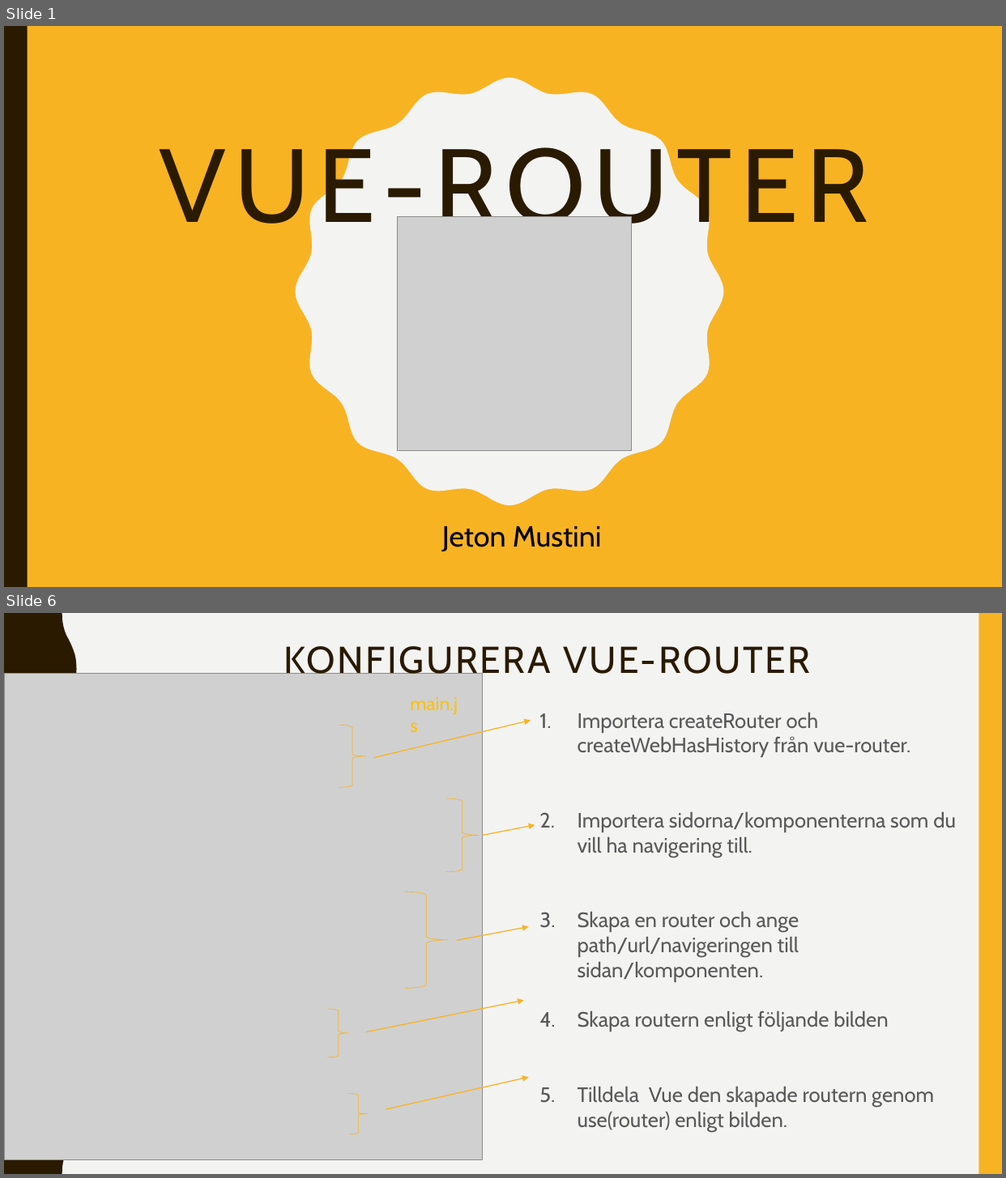
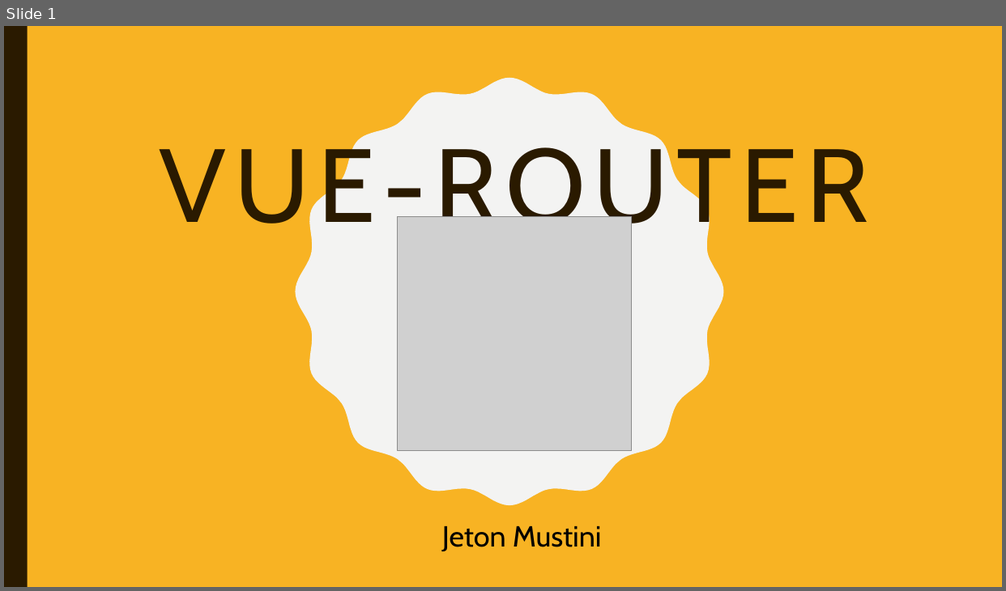
Before and after one commit to abbjetmus/programmering, a slide deck: Vue/Vue-Router.pptx. Shown one above the other, each under a label of ours: slides 1 and 6 before the commit, slide 1 after it; the slides between them are not shown. The pictures are 1006x1178 and 1006x591 pixels, drawn with LibreOffice and Linux fonts; fonts in the diff are those of the drawing; grey boxes stand for pictures. Boxes give left, top, right and bottom in pixels: in the first picture for what was removed or moved away, otherwise in the second. Text is boxed around its words. In the diff, an @@ line names an element or a change of style, - is before the commit and + after.

```diff
--- a/Vue/Vue-Router.pptx
+++ b/Vue/Vue-Router.pptx
@@ slide 6 removed at [4, 613, 1002, 1174], background #F3F3F2 @@
@@ freeform shape removed at [4, 613, 77, 1174] @@
@@ rectangle removed at [978, 613, 1002, 1174] @@
@@ title removed at [284, 646, 811, 681] @@
-KONFIGURERA VUE-ROUTER
@@ picture removed at [5, 673, 484, 1160] @@
@@ text removed at [410, 697, 458, 715] @@
-main.js
@@ right brace removed at [339, 726, 366, 787] @@
@@ arrow removed from (373, 758) to (530, 720) @@
@@ text removed at [577, 712, 956, 1131] @@
-1. Importera createRouter och createWebHasHistory från vue-router.
-2. Importera sidorna/komponenterna som du vill ha navigering till.
-3. Skapa en router och ange path/url/navigeringen till sidan/komponenten.
-4. Skapa routern enligt följande bilden
-5. Tilldela Vue den skapade routern genom use(router) enligt bilden.
@@ right brace removed at [445, 798, 479, 872] @@
@@ arrow removed from (483, 835) to (535, 825) @@
@@ right brace removed at [404, 892, 448, 989] @@
@@ arrow removed from (457, 941) to (529, 926) @@
@@ arrow removed from (366, 1033) to (523, 1001) @@
@@ right brace removed at [327, 1009, 349, 1058] @@
@@ right brace removed at [349, 1093, 367, 1134] @@
@@ arrow removed from (386, 1110) to (529, 1077) @@
```
Also in this commit, not shown: 3 slides changed, 4 slides added, 3 other slides removed.
